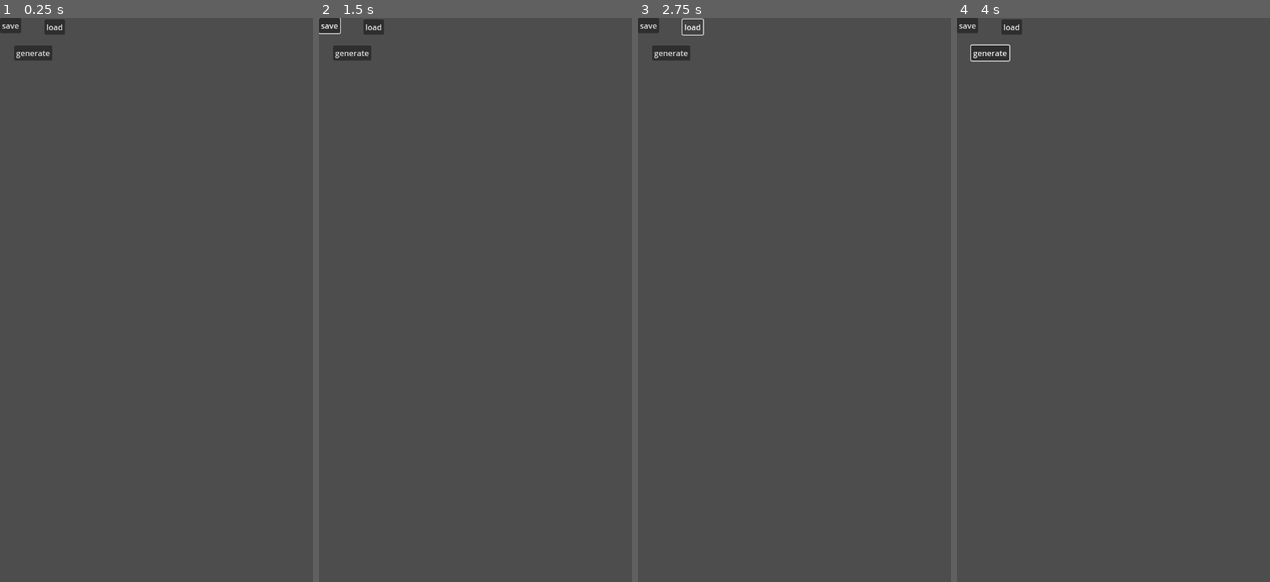
Above: before the commit, frames 1-4 (left to right).
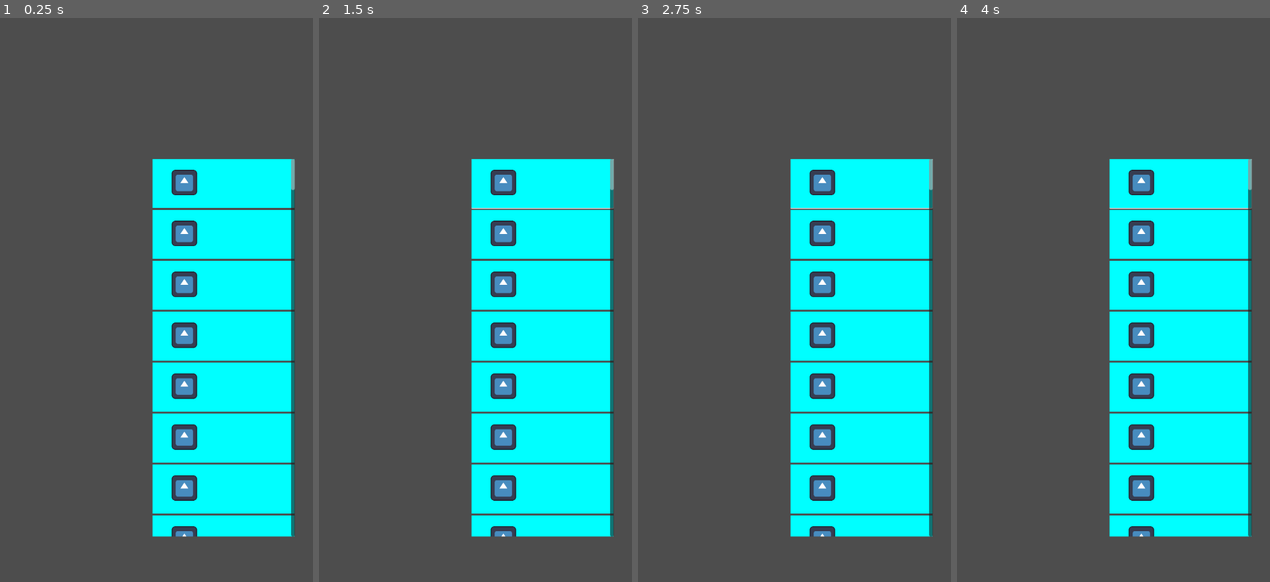
Above: after the commit, the same moments.

Repository: duonghieu7104/story_game
Game: Godot game, scene res://Main_scene/scene/Player_main_scene.tscn
Two runs of this game, one before a commit and one after it. Both use one fixed random seed, a clock stepped at 60 frames per second and the inputs below. The engine's default icon, where the game draws it, is replaced by a stand-in: a white triangle on a blue panel in a dark square.
Inputs (mouse positions are in pixels of both pictures, inside the frame that each line leads up to):
- Up to frame 1 (0.25 s): no input
- Up to frame 2 (1.5 s): click (328, 23) at 0.5 s, where only the run before the commit has a clickable "save"; click (541, 181) at 1.27 s
- Up to frame 3 (2.75 s): click (691, 29) at 2 s, where only the run before the commit has a clickable "load"
- Up to frame 4 (4 s): click (991, 51) at 2.75 s, where only the run before the commit has a clickable "generate"; click (1179, 181) at 3.52 s

The runs differ from the first frame. In frame 1, 29% of the frame differs, in the area x 0-95%, y 0-92%; in frame 2, 29%; in frame 3, 29%; in frame 4, 29%.

Commit message:
ui inventory update

Diff:
--- /dev/null
+++ b/Inventory/scene/equip_box.tscn
@@ -0,0 +1,41 @@
+[gd_scene load_steps=3 format=3 uid="uid://hewj8a7nucgo"]
+
+[ext_resource type="Script" path="res://Inventory/script/equip_box.gd" id="1_aayce"]
+[ext_resource type="Texture2D" uid="uid://dserbs8ca8osp" path="res://icon.svg" id="1_kyrvv"]
+
+[node name="equip_box" type="Control"]
+custom_minimum_size = Vector2(290, 100)
+layout_mode = 3
+anchors_preset = 15
+anchor_right = 1.0
+anchor_bottom = 1.0
+offset_right = -350.0
+offset_bottom = -1052.0
+grow_horizontal = 2
+grow_vertical = 2
+script = ExtResource("1_aayce")
+
+[node name="ColorRect" type="ColorRect" parent="."]
+layout_mode = 1
+anchors_preset = 15
+anchor_right = 1.0
+anchor_bottom = 1.0
+grow_horizontal = 2
+grow_vertical = 2
+color = Color(0, 1, 1, 1)
+
+[node name="Sprite2D" type="Sprite2D" parent="."]
+position = Vector2(65, 48)
+scale = Vector2(0.4, 0.4)
+texture = ExtResource("1_kyrvv")
+
+[node name="Button" type="Button" parent="."]
+layout_mode = 1
+anchors_preset = 15
+anchor_right = 1.0
+anchor_bottom = 1.0
+grow_horizontal = 2
+grow_vertical = 2
+flat = true
+
+[connection signal="pressed" from="Button" to="." method="_on_button_pressed"]
--- a/Inventory/script/Inventory.gd
+++ /dev/null
@@ -1,14 +0,0 @@
-extends Resource
-
-class_name Inventory
-
-@export var inventory = []
-
-#them iteam vao list
-func add_item_to_Inventory(item):
-	inventory.append(item)
-
-#tao iteam
-func generate_item(type : String, key : String, value : int):
-	var new_item = Item.new(type, key, value)
-	add_item_to_Inventory(new_item)
--- /dev/null
+++ b/Inventory/script/Inventory_weapon.gd
@@ -0,0 +1,23 @@
+extends Resource
+
+class_name Inventory_weapon
+
+@export var inventory_weapon = []
+@export var list_equip = []
+
+var dict_select_equip : Dictionary = {
+	"slot1" : 0,
+	"slot2" : 0,
+	"slot3" : 0,
+	"slot4" : 0,
+	"slot5" : 0,
+}
+
+#them iteam vao list
+func add_item_to_Inventory(item):
+	inventory_weapon.append(item)
+
+#tao iteam
+func generate_item(type : String, key1 : String, value1 : int, key2 : String, value2 : int):
+	var new_item = Weapon.new(type, key1, value1, key2, value2)
+	add_item_to_Inventory(new_item)
--- /dev/null
+++ b/Inventory/script/equip_box.gd
@@ -0,0 +1,13 @@
+extends Control
+
+@export var id : int
+
+func _ready():
+	pass
+
+func _process(delta):
+	pass
+
+
+func _on_button_pressed():
+	print("1")
--- a/Iteam/Item.gd
+++ /dev/null
@@ -1,9 +0,0 @@
-extends Resource
-
-class_name Item
-
-@export var type : String
-@export var stats : Dictionary = {}
-
-func _init(type : String, key : String, value : int):
-	stats[key] = value
--- /dev/null
+++ b/Iteam/Weapon.gd
@@ -0,0 +1,10 @@
+extends Resource
+
+class_name Weapon
+
+@export var type : String
+@export var stats : Dictionary = {}
+
+func _init(type : String, key1 : String, value1 : int, key2 : String, value2 : int):
+	stats[key1] = value1
+	stats[key2] = value2
--- a/Main_scene/scene/Player_main_scene.tscn
+++ b/Main_scene/scene/Player_main_scene.tscn
@@ -1,6 +1,7 @@
-[gd_scene load_steps=2 format=3 uid="uid://dmx4ncm8ccrvp"]
+[gd_scene load_steps=3 format=3 uid="uid://dmx4ncm8ccrvp"]
 
 [ext_resource type="Script" path="res://Main_scene/script/Player_main_scene.gd" id="1_c2k32"]
+[ext_resource type="PackedScene" uid="uid://hewj8a7nucgo" path="res://Inventory/scene/equip_box.tscn" id="2_1krrt"]
 
 [node name="Player_main_scene" type="Control"]
 layout_mode = 3
@@ -11,29 +12,45 @@
 grow_vertical = 2
 script = ExtResource("1_c2k32")
 
-[node name="save" type="Button" parent="."]
+[node name="change_scene" type="HBoxContainer" parent="."]
+layout_mode = 1
+anchors_preset = 15
+anchor_right = 1.0
+anchor_bottom = 1.0
+offset_top = 379.0
+offset_bottom = -694.0
+grow_horizontal = 2
+grow_vertical = 2
+
+[node name="main_scene" type="Control" parent="."]
+layout_mode = 1
+anchors_preset = 15
+anchor_right = 1.0
+anchor_bottom = 1.0
+offset_top = 301.0
+grow_horizontal = 2
+grow_vertical = 2
+
+[node name="Inventory" type="Control" parent="main_scene"]
+layout_mode = 1
+anchors_preset = 15
+anchor_right = 1.0
+anchor_bottom = 1.0
+grow_horizontal = 2
+grow_vertical = 2
+
+[node name="ScrollContainer" type="ScrollContainer" parent="main_scene/Inventory"]
 layout_mode = 0
-offset_right = 8.0
-offset_bottom = 8.0
-text = "save"
+offset_left = 312.0
+offset_top = -13.0
+offset_right = 603.0
+offset_bottom = 758.0
 
-[node name="load" type="Button" parent="."]
-layout_mode = 0
-offset_left = 91.0
-offset_top = 3.0
-offset_right = 133.0
-offset_bottom = 34.0
-text = "load"
+[node name="VBoxContainer" type="VBoxContainer" parent="main_scene/Inventory/ScrollContainer"]
+layout_mode = 2
 
-[node name="Button" type="Button" parent="."]
-layout_mode = 0
-offset_left = 29.0
-offset_top = 56.0
-offset_right = 107.0
-offset_bottom = 87.0
-text = "generate
-"
+[node name="equip_box" parent="main_scene/Inventory/ScrollContainer/VBoxContainer" instance=ExtResource("2_1krrt")]
+layout_mode = 2
 
-[connection signal="pressed" from="save" to="." method="_on_save_pressed"]
-[connection signal="pressed" from="load" to="." method="_on_load_pressed"]
-[connection signal="pressed" from="Button" to="." method="_on_button_pressed"]
+[node name="equip_box2" parent="main_scene/Inventory/ScrollContainer/VBoxContainer" instance=ExtResource("2_1krrt")]
+layout_mode = 2
--- a/Main_scene/script/Player_main_scene.gd
+++ b/Main_scene/script/Player_main_scene.gd
@@ -1,23 +1,12 @@
 extends Control
 
-var inventory = Inventory.new()
-var save_file_path = "user://save_"
-var save_file_name = "inventory.tres"
+@onready var ui_inventory = $main_scene/Inventory/ScrollContainer/VBoxContainer
+var box_weapon = preload("res://Inventory/scene/equip_box.tscn")
 
 func _ready():
-	pass
+	for i in 100:
+		var instantiate = box_weapon.instantiate()
+		ui_inventory.add_child(instantiate)
 
 func _process(delta):
 	pass
-
-
-func _on_button_pressed():
-	inventory.generate_item("kiem", "atk", 5)
-
-
-func _on_save_pressed():
-	ResourceSaver.save(inventory, save_file_path + save_file_name)
-
-
-func _on_load_pressed():
-	inventory = ResourceLoader.load(save_file_path + save_file_name).duplicate(true)
--- /dev/null
+++ b/PlayerData.gd
@@ -0,0 +1,22 @@
+extends Node
+
+#file path
+var save_file_path = "user://save_"
+var save_file_name_inventory = "inventory.tres"
+var save_file_name_stats = "stats.tres"
+
+var inventory = Inventory_weapon.new()
+var stats = Stats.new()
+
+func generate_item():
+	inventory.generate_item("dual_sword", "atk", 5, "heavy", 10)
+
+func save_data():
+	ResourceSaver.save(inventory, save_file_path + save_file_name_inventory)
+
+func load_data():
+	inventory = ResourceLoader.load(save_file_path + save_file_name_inventory).duplicate(true)
+
+func reload_stats():
+	pass
+	stats.hp += stats.health * 10
--- /dev/null
+++ b/States/script/Stats.gd
@@ -0,0 +1,19 @@
+extends Resource
+
+class_name Stats
+
+#Stats no equip
+@export var hp : int = 20
+@export var mana : int = 10
+@export var atk : int = 5
+@export var s_atk : int = 0
+@export var def : int = 5
+@export var spd : int
+@export var crichange : int = 10
+@export var cridamge : int = 10
+
+#Stats point
+@export var health : int
+@export var strength : int
+@export var intelligence : int
+@export var agility : int
--- a/project.godot
+++ b/project.godot
@@ -14,6 +14,10 @@
 run/main_scene="res://Main_scene/scene/Player_main_scene.tscn"
 config/features=PackedStringArray("4.1", "Mobile")
 config/icon="res://icon.svg"
+
+[autoload]
+
+PlayerData="*res://PlayerData.gd"
 
 [display]
 
